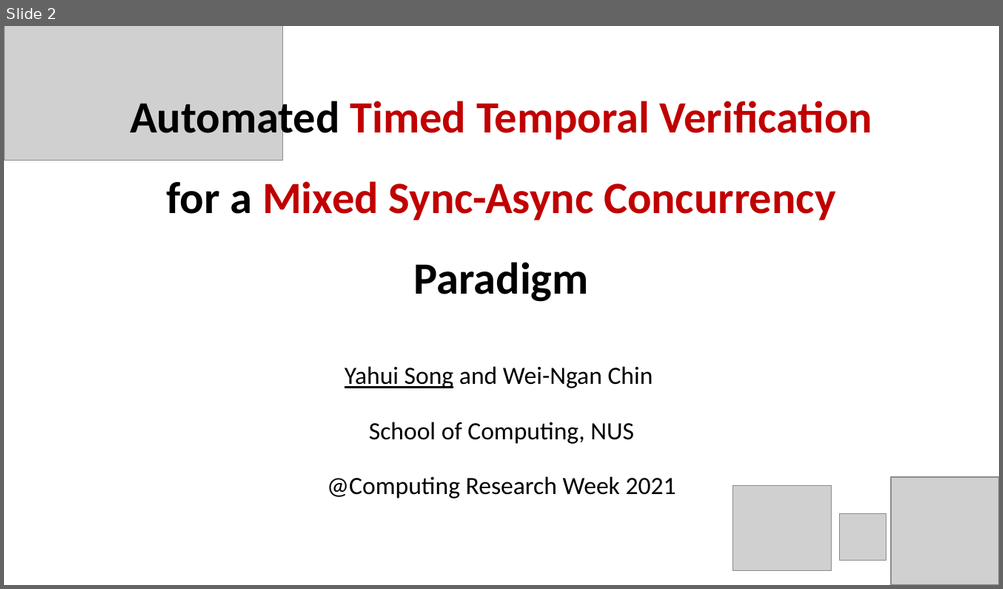
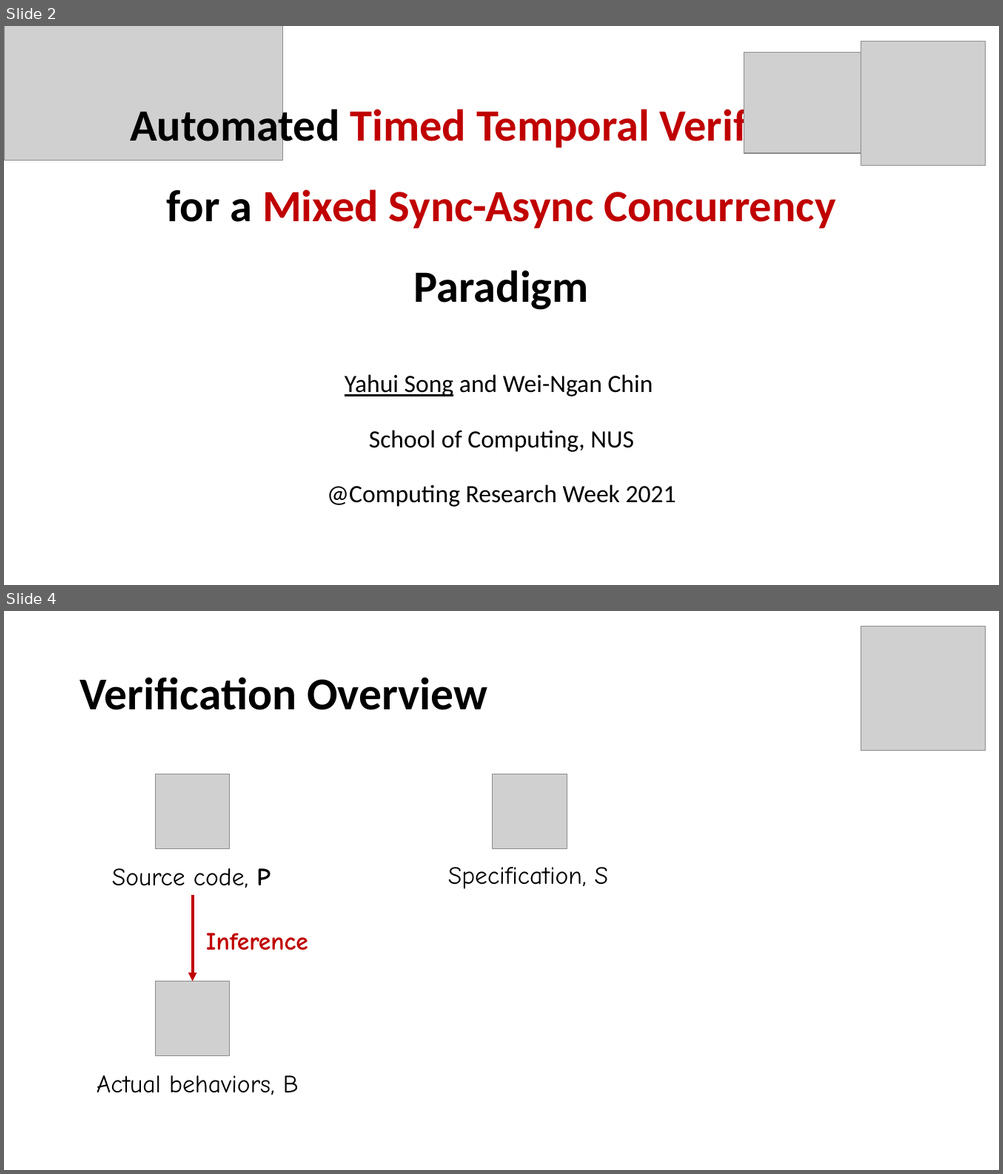
Before and after one commit to songyahui/Semantics_HIPHOP, a slide deck: timed_eff.pptx. Shown one above the other, each under a label of ours: slide 2 before the commit, slides 2 and 4 after it; the slides between them are not shown. The pictures are 1003x589 and 1003x1174 pixels, drawn with LibreOffice and Linux fonts; fonts in the diff are those of the drawing; grey boxes stand for pictures. Boxes give left, top, right and bottom in pixels: in the first picture for what was removed or moved away, otherwise in the second. Text is boxed around its words. In the diff, an @@ line names an element or a change of style, - is before the commit and + after.

```diff
--- a/timed_eff.pptx
+++ b/timed_eff.pptx
@@ slide 4 added at [4,611,999,1170], background #FFFFFF @@
@@ picture added at [861,626,986,751] @@
@@ title added at [79,677,487,710], 44 pt, text #000000, bold @@
+Verification Overview
@@ picture added at [156,775,230,849] @@
@@ picture added at [492,775,566,849] @@
@@ text added at [112,869,270,889], 24 pt, text #000000 @@
+Source code, P
@@ text added at [448,867,609,889], 24 pt, text #000000 @@
+Specification, S
@@ arrow added from (193, 895) to (193, 982), #C00000 2.75 pt @@
@@ text added at [206,933,308,951], 24 pt, text #C00000, bold @@
+Inference
@@ picture added at [156,982,230,1056] @@
@@ text added at [96,1076,299,1095], 24 pt, text #000000 @@
+Actual behaviors, B
@@ slide 2 changed as well @@
@@ picture added at [861,41,986,166] @@
@@ picture: place and size @@
-picture at [732,486,831,571]
+picture at [743,52,860,153]
@@ title "Automated Timed Temporal Verification for ...": place and size @@
-title "Automated Timed Temporal Verification for ..." at [130,96,872,302]
+title "Automated Timed Temporal Verification for ..." at [130,104,872,310]
@@ subtitle "Yahui Song and Wei-Ngan Chin": place and size @@
-subtitle "Yahui Song and Wei-Ngan Chin" at [327,366,676,499]
+subtitle "Yahui Song and Wei-Ngan Chin" at [327,375,676,507]
@@ picture removed at [891,477,999,585] @@
@@ picture removed at [839,514,887,562] @@
```
Also in this commit, not shown: 4 other slides changed, 11 other slides added, 2 slides removed, 1 other file.
